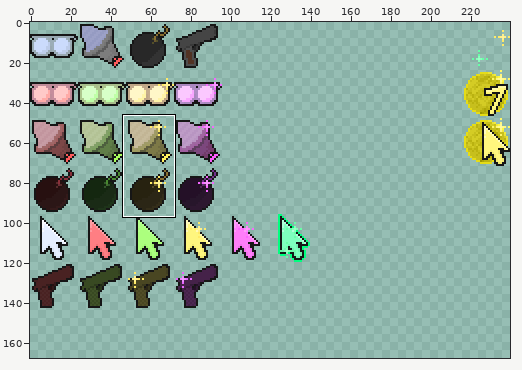
Two versions of one sprite sheet, SMS_upgSheet.png. Above, an overview of the earlier version with the close-up marked.
Close-up. Before:
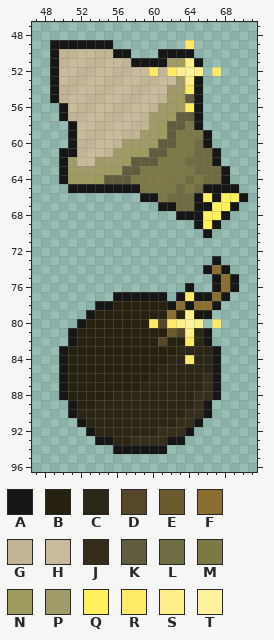
The file is 480x288 pixels, drawn in blocks of 2x2; one block is one cell here. Colours within 5 levels of each other are drawn and written as one. Shown: x 47..71, y 47..96. The old version is drawn lined up with the new one, on the new canvas. The commit also changed other parts of the picture, which this record leaves out.
Palette (. is transparent): A #161616  B #272210  C #2b2616  D #56472b  E #6c5a2f  F #8a6f30  G #c2b595  H #c7bb9c  J #342e1a  K #5f5d3e  L #706c41  M #7d7947  N #a09b5f  P #a09b68  Q #fff15c  R #ffea67  S #ffef89  T #fff29f
Once edited:
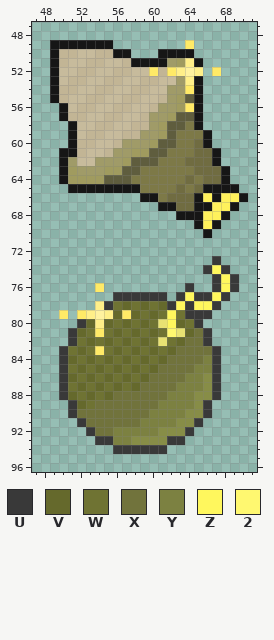
Colours new in this view: U #393939  V #65692c  W #6f7333  X #71733c  Y #7c8141  Z #fff75d  2 #fff870
Change:
canvas 240x144 -> 240x168
@@ palette @@
-D #56472b
+D #e8e273
-J #342e1a
+J #878d47
@@ x 47..71 @@
 72 .........................
-73 ....................A....
-74 ...................AFA...
-75 ....................AFA..
-76 .................A..AFA..
-77 .........AAAAAA.ARAAFA...
-78 .......AABBBBBBAFAFFA....
-79 ......ABBBBBBBBFBSAA.....
-80 .....ABBBBBBBRDRSTS.R....
-81 ....ABBBBBBBBBBEDSCA.....
-82 ....ABBBBBBBBBDBBRCA.....
-83 ...ABBBBBBBBBBBBCCCCA....
-84 ...ABBBBBBBBBBBCCRCCA....
-85 ...ABBBBBBBBBBCCCCCCA....
-86 ...ABBBBBBBBBCCCCCCJA....
-87 ...ABBBBBBBBCCCCCCCJA....
-88 ...ABBBBBCCCCCCCCCJJA....
-89 ....ABBCCCCCCCCCCCJA.....
-90 ....ACCCCCCCCCCCCJJA.....
-91 .....ACCCCCCCCCCJJA......
-92 ......ACCCCCCCJJJA.......
-93 .......AACCJJJJAA........
-94 .........AAAAAA..........
+73 ....................U....
+74 ...................UZU...
+75 ....................UZU..
+76 .......R.........U..UZU..
+77 .........UUUUUU.UZUUZU...
+78 .......SUWVWVWVUZUZZU....
+79 ...R.RSTSVRVWVWZWUUU.....
+80 .....UVSVWVWVWDZVWU......
+81 ....UVWRWVWVWVW2DVXU.....
+82 ....UWVWVWVWVWDWVXXU.....
+83 ...UWVWRWVWVWVWVXXXXU....
+84 ...UVWVWVWVWVWVXXXXYU....
+85 ...UWVWVWVWVWVXXXXYYU....
+86 ...UVWVWVWVWVXXXXYYJU....
+87 ...UWVWVWVWVXXXXYYYJU....
+88 ...UVWVWVXXXXXXYYYJJU....
+89 ....UVWXXXXXXXYYYYJU.....
+90 ....UXXXXXXXXYYYYJJU.....
+91 .....UXXXXXXYYYYJJU......
+92 ......UXXYYYYYJJJU.......
+93 .......UUYYJJJJUU........
+94 .........UUUUUU..........
 95 .........................
